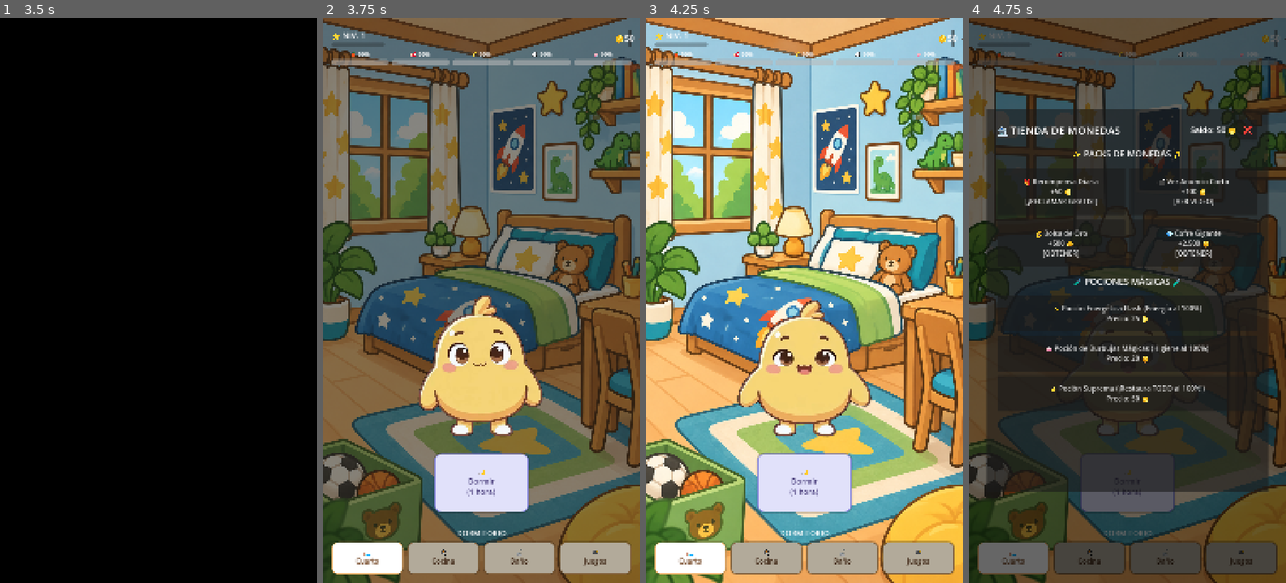
Above: before the commit, frames 1-4 (left to right).
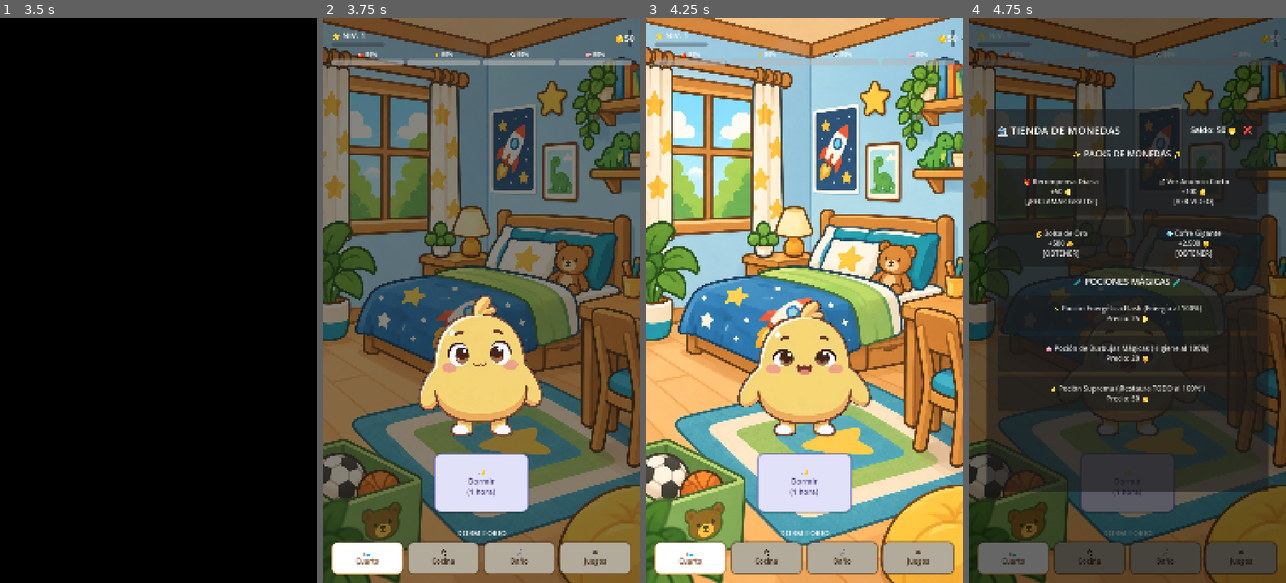
Above: after the commit, the same moments.

Repository: ZaidrakeOMG/monky_game
Game: Godot game, scene res://scenes/loading/loading_screen.tscn
Same seed, same stepped clock (60 frames per second), same inputs: the game is played once before the commit and once after it. Video files are missing from this copy of the repository; at most half a second of black plays in their place.
Inputs (mouse positions are in pixels of both pictures, inside the frame that each line leads up to):
- Up to frame 1 (3.5 s): tap Enter at 0.5 s; move the mouse to (228, 272) at 0.52 s; click (228, 272) at 0.67 s; drag from (95, 328) to (142, 413) at 1.27 s; tap Space at 2 s; move the mouse to (190, 176) at 2.02 s; click (190, 176) at 2.17 s; drag from (142, 413) to (63, 215) at 2.77 s
- Up to frame 2 (3.75 s): tap Enter at 3.5 s; move the mouse to (576, 385) at 3.52 s; click (576, 385) at 3.67 s
- Up to frame 3 (4.25 s): no input
- Up to frame 4 (4.75 s): click (1276, 40) at 4.25 s

Frame 1 is identical in both runs. In frame 2, 0.4% of the frame differs, in the area x 9-92%, y 6-9%; in frame 3, 0.3%; in frame 4, 0.1%.

Commit message:
style: Limpiar interfaz, tarjetas grandes en cocina, modal centrado y barra superior espaciosa

Diff:
--- a/scripts/ui/hud.gd
+++ b/scripts/ui/hud.gd
@@ -123,26 +123,8 @@
 			btn_lamp.text = "🌙\n\nDormir\n(1 hora)"
 
 func _setup_protein_ui() -> void:
-	if not stats_grid:
-		return
-	protein_container = VBoxContainer.new()
-	protein_container.size_flags_horizontal = Control.SIZE_EXPAND_FILL
-
-	protein_label = Label.new()
-	protein_label.text = "🥩 100%"
-	protein_label.horizontal_alignment = HORIZONTAL_ALIGNMENT_CENTER
-	protein_label.add_theme_font_size_override("font_size", 20)
-	protein_container.add_child(protein_label)
-
-	protein_bar = ProgressBar.new()
-	protein_bar.custom_minimum_size = Vector2(0, 20)
-	protein_bar.show_percentage = false
-	protein_bar.value = gm.protein if gm else 100.0
-	protein_container.add_child(protein_bar)
-
-	# Insertar después del Hambre
-	stats_grid.add_child(protein_container)
-	stats_grid.move_child(protein_container, 1)
+	# Las 4 barras clásicas se mantienen limpias y amplias en TopBar
+	pass
 
 func _setup_scroll_support() -> void:
 	if food_scroll:
@@ -238,7 +220,7 @@
 	for child in food_items_grid.get_children():
 		child.queue_free()
 
-	# Botón para abrir el Mercado de Comidas
+	# Botón 1: Abrir Mercado de Comidas
 	var market_btn = Button.new()
 	market_btn.custom_minimum_size = Vector2(200, 200)
 	market_btn.text = "🛒\n\nMercado\n(Comprar)"
@@ -248,6 +230,20 @@
 	market_btn.pressed.connect(_open_food_market)
 	food_items_grid.add_child(market_btn)
 
+	# Botón 2: Ficha de Nutrición / Proteínas
+	var info_btn = Button.new()
+	info_btn.custom_minimum_size = Vector2(200, 200)
+	var p_val = int(gm.protein) if gm else 100
+	info_btn.text = "🥩\n\nProteínas\n(" + str(p_val) + "%)"
+	info_btn.add_theme_font_size_override("font_size", 24)
+	info_btn.add_theme_color_override("font_color", Color(0.5, 0.2, 0.1))
+	info_btn.add_theme_stylebox_override("normal", _create_card_style(Color(1.0, 0.9, 0.85), Color(0.85, 0.45, 0.3)))
+	info_btn.pressed.connect(func():
+		var first_food = gm.FOOD_CATALOG[0] if (gm and not gm.FOOD_CATALOG.is_empty()) else {}
+		_open_food_details(first_food)
+	)
+	food_items_grid.add_child(info_btn)
+
 	var catalog = gm.FOOD_CATALOG if gm else []
 	var food_style = _create_card_style(Color(1.0, 0.96, 0.88), Color(0.8, 0.65, 0.4))
 
@@ -257,12 +253,9 @@
 		if qty > 0:
 			any_food_owned = true
 
-			# Contenedor de tarjeta de comida con botón de info
-			var card_root = Control.new()
-			card_root.custom_minimum_size = Vector2(200, 200)
-
+			# Tarjetas grandes y bonitas (200x200)
 			var card = Button.new()
-			card.anchors_preset = Control.PRESET_FULL_RECT
+			card.custom_minimum_size = Vector2(200, 200)
 			card.text = food.icon + "\n\n" + food.name + "\n(" + str(qty) + ")"
 			card.add_theme_font_size_override("font_size", 26)
 			card.add_theme_color_override("font_color", Color(0.35, 0.22, 0.12))
@@ -270,20 +263,7 @@
 			card.pressed.connect(func():
 				_spawn_draggable("food", food)
 			)
-			card_root.add_child(card)
-
-			# Botón ℹ️ para ver detalles y proteínas
-			var info_btn = Button.new()
-			info_btn.custom_minimum_size = Vector2(46, 46)
-			info_btn.text = "ℹ️"
-			info_btn.add_theme_font_size_override("font_size", 20)
-			info_btn.position = Vector2(148, 8)
-			info_btn.pressed.connect(func():
-				_open_food_details(food)
-			)
-			card_root.add_child(info_btn)
-
-			food_items_grid.add_child(card_root)
+			food_items_grid.add_child(card)
 
 	if not any_food_owned:
 		var empty_lbl = Label.new()
@@ -372,16 +352,16 @@
 		vbox.add_child(desc_lbl)
 
 		# Botón Detalles ℹ️
-		var info_btn = Button.new()
-		info_btn.custom_minimum_size = Vector2(130, 80)
-		info_btn.size_flags_vertical = Control.SIZE_SHRINK_CENTER
-		info_btn.text = "ℹ️ Info"
-		info_btn.add_theme_font_size_override("font_size", 24)
-		info_btn.add_theme_stylebox_override("normal", _create_card_style(Color(0.25, 0.35, 0.6), Color(1, 1, 1, 0.5)))
-		info_btn.pressed.connect(func():
+		var d_btn = Button.new()
+		d_btn.custom_minimum_size = Vector2(130, 80)
+		d_btn.size_flags_vertical = Control.SIZE_SHRINK_CENTER
+		d_btn.text = "ℹ️ Info"
+		d_btn.add_theme_font_size_override("font_size", 24)
+		d_btn.add_theme_stylebox_override("normal", _create_card_style(Color(0.25, 0.35, 0.6), Color(1, 1, 1, 0.5)))
+		d_btn.pressed.connect(func():
 			_open_food_details(food)
 		)
-		hbox.add_child(info_btn)
+		hbox.add_child(d_btn)
 
 		# Botón Comprar ➕
 		var buy_btn = Button.new()
@@ -405,23 +385,22 @@
 	food_details_popup.name = "FoodDetailsPopup"
 	food_details_popup.visible = false
 	food_details_popup.z_index = 80
-	food_details_popup.anchors_preset = Control.PRESET_FULL_RECT
+	food_details_popup.set_anchors_preset(Control.PRESET_FULL_RECT)
+	food_details_popup.size = Vector2(1080, 1920)
 	add_child(food_details_popup)
 
 	var backdrop = ColorRect.new()
-	backdrop.anchors_preset = Control.PRESET_FULL_RECT
-	backdrop.color = Color(0, 0, 0, 0.65)
+	backdrop.set_anchors_preset(Control.PRESET_FULL_RECT)
+	backdrop.size = Vector2(1080, 1920)
+	backdrop.color = Color(0, 0, 0, 0.7)
 	food_details_popup.add_child(backdrop)
 
 	var panel = PanelContainer.new()
 	panel.name = "Panel"
-	panel.anchors_preset = Control.PRESET_CENTER
-	panel.custom_minimum_size = Vector2(850, 750)
-	panel.offset_left = -425
-	panel.offset_right = 425
-	panel.offset_top = -375
-	panel.offset_bottom = 375
-	panel.add_theme_stylebox_override("panel", _create_card_style(Color(0.16, 0.14, 0.22, 0.98), Color(0.8, 0.65, 0.35)))
+	panel.custom_minimum_size = Vector2(860, 800)
+	panel.size = Vector2(860, 800)
+	panel.position = Vector2(110, 560)
+	panel.add_theme_stylebox_override("panel", _create_card_style(Color(0.16, 0.14, 0.24, 0.98), Color(0.85, 0.7, 0.35)))
 	food_details_popup.add_child(panel)
 
 	var margin = MarginContainer.new()
@@ -512,7 +491,12 @@
 	)
 	vbox.add_child(details_buy_btn)
 
+	# Asegurar que inicie oculto
+	food_details_popup.visible = false
+
 func _open_food_details(food_data: Dictionary) -> void:
+	if food_data.is_empty() and gm and not gm.FOOD_CATALOG.is_empty():
+		food_data = gm.FOOD_CATALOG[0]
 	current_inspected_food = food_data
 	_update_food_details_view()
 	food_details_popup.visible = true
